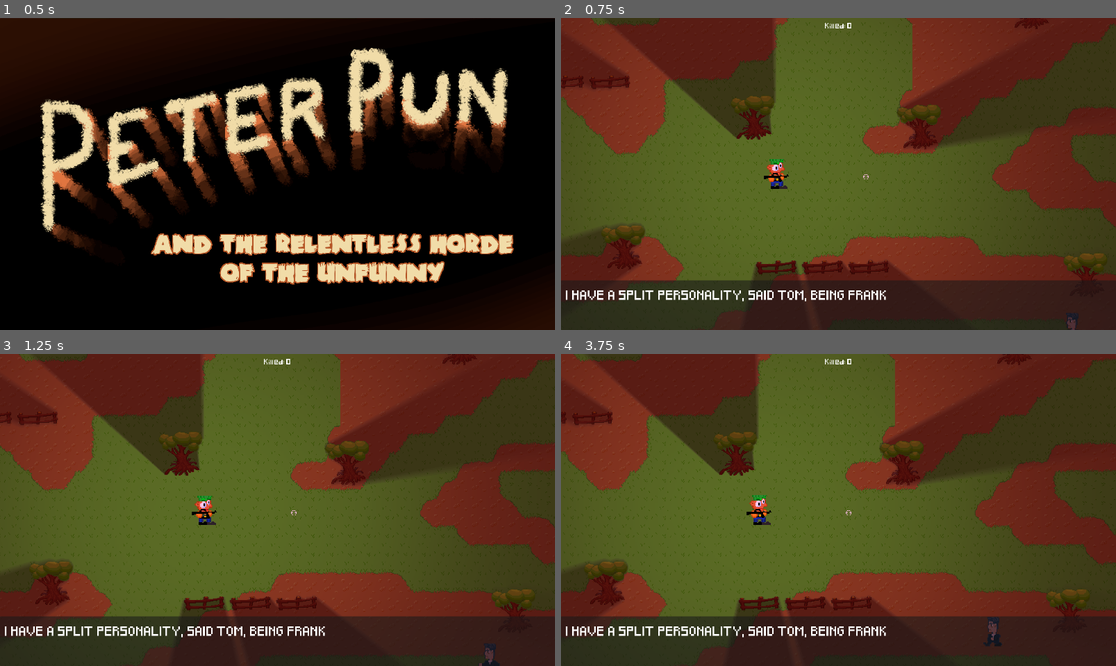
Above: before the commit, frames 1-4 (two rows, left to right).
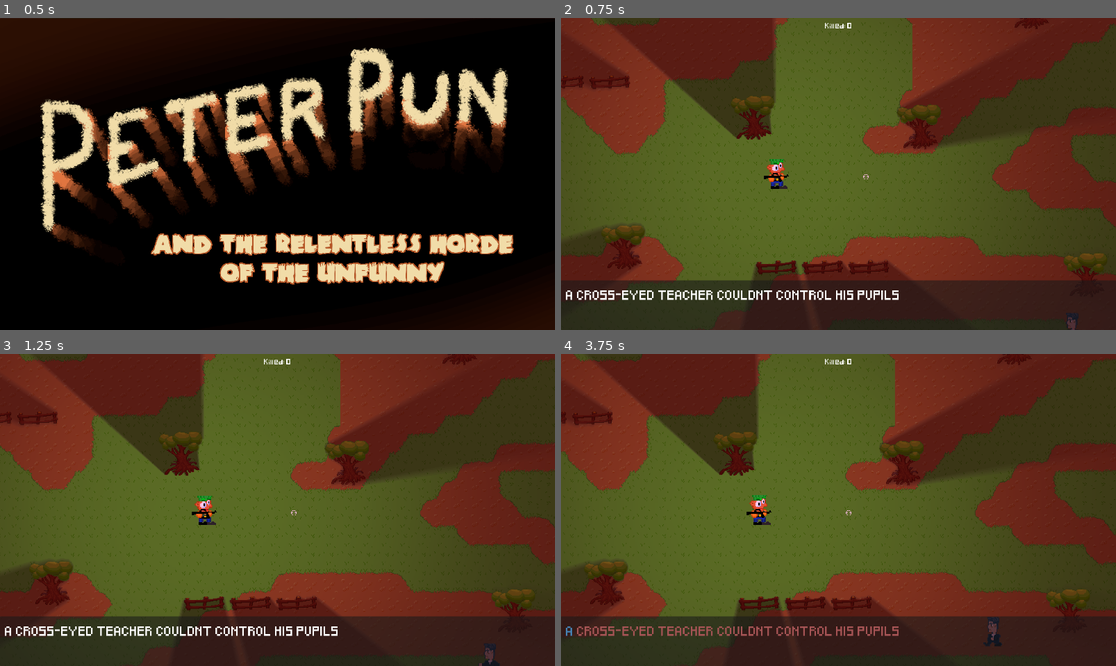
Above: after the commit, the same moments.

Repository: Fjonan/PeterPun
Game: Godot game, scene res://scenes/main.tscn
Same seed, same stepped clock (60 frames per second), same inputs: the game is played once before the commit and once after it.
Inputs (mouse positions are in pixels of both pictures, inside the frame that each line leads up to):
- Up to frame 1 (0.5 s): no input
- Up to frame 2 (0.75 s): tap Enter (ui_accept) at 0.5 s; move the mouse to (960, 158) at 0.52 s; hold D from 0.53 s (still down); hold F from 0.53 s (still down); click (960, 158) at 0.67 s
- Up to frame 3 (1.25 s): keep holding D; keep holding F; tap Enter (ui_accept) at 0.77 s
- Up to frame 4 (3.75 s): release D at 1.25 s; release F at 1.25 s; drag from (727, 525) to (810, 572) at 1.27 s; move the mouse to (894, 441) at 2.02 s; hold D 2.03-2.75 s; hold F 2.03-2.75 s; drag from (810, 572) to (672, 463) at 2.77 s; move the mouse to (1005, 556) at 3.52 s; hold A from 3.53 s (still down); hold F from 3.53 s (still down)

Frame 1 is identical in both runs. In frame 2, 1.1% of the frame differs, in the area x 0-61%, y 87-91%; in frame 3, 1.1%; in frame 4, 1.3%.

Commit message:
more puns

Diff:
--- a/scripts/promptList.gd
+++ b/scripts/promptList.gd
@@ -49,7 +49,16 @@
   "When life gives you melons, you make melonade",
   "Kleptomaniacs always take things literally",
   "difference between a hippo and a zippo? One is heavy, the other is a little lighter",
-  "A guys left side was cut off. Hes all right now"
+  "A guys left side was cut off. Hes all right now",
+"I got fired from the calendar factory. All I did was take a day off",
+  "A man survived pepper spray and mustard gas. He is now a seasoned veteran",
+  "My dad farted in an elevator. it was wrong on so many levels",
+  "What do you call a bee that cant make up its mind? A maybe",
+  "chemists know: alcohol is always a solution",
+  "What did the janitor say when he jumped out of the closet? SUPPLIES!",
+  "There was a kidnapping at school. Dont worry, he woke up",
+  "How do you throw a space party? You planet",
+  "Two fish in a tank, one says: how do you drive this thing?",
 ]
 
 
